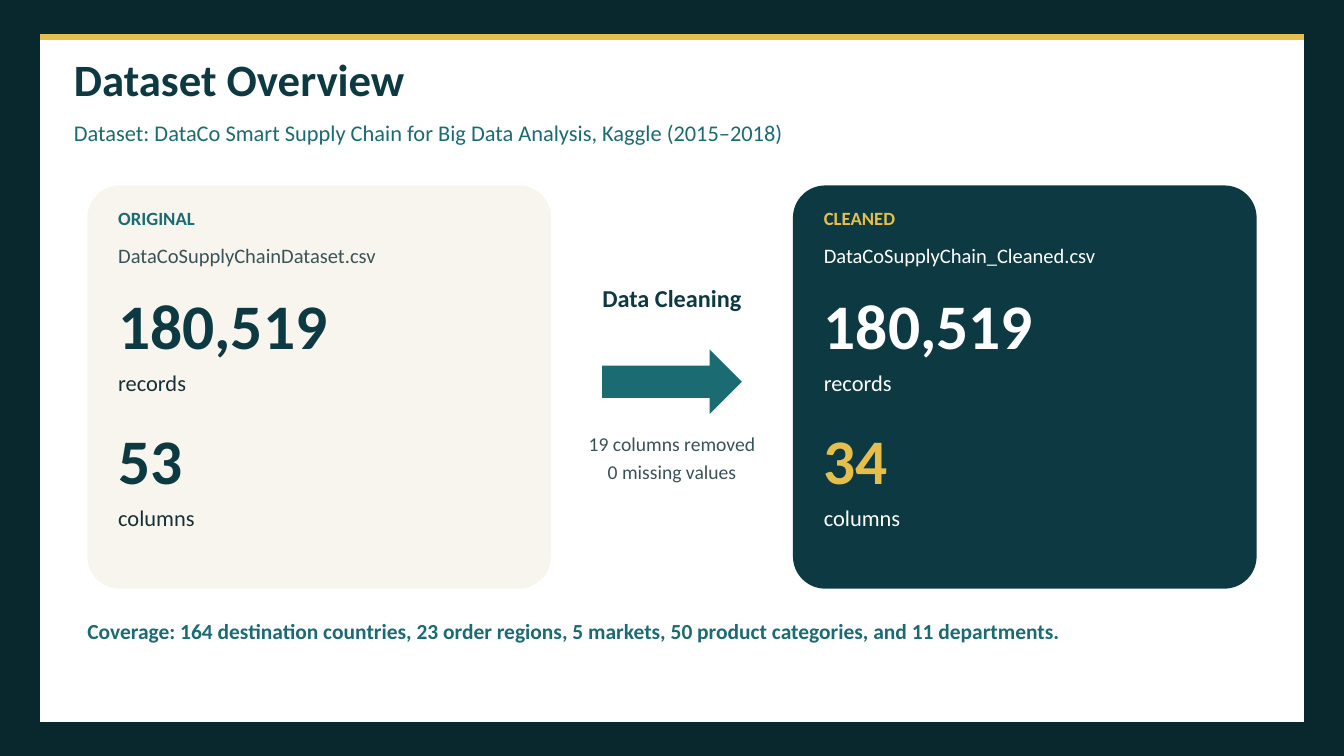
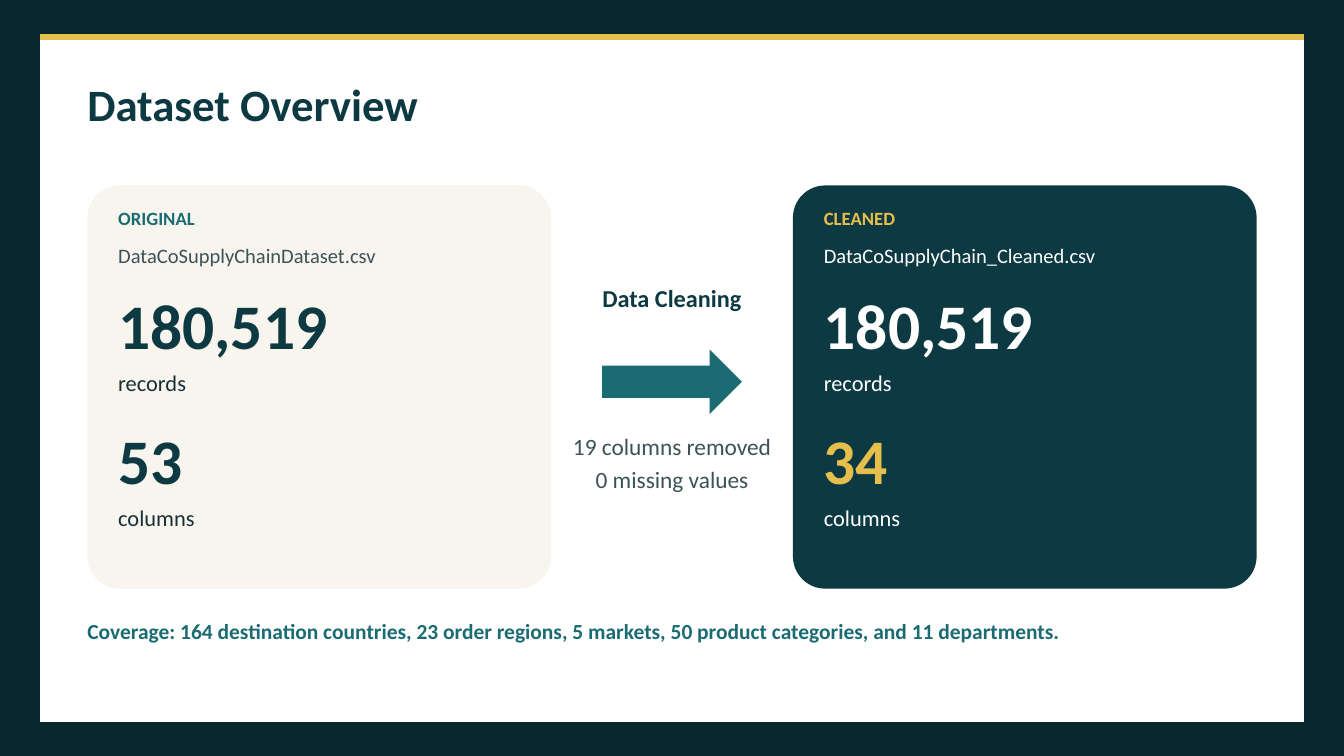
Before and after one commit to Team5-Depi/Supply-Chain-Dataset-Analysis-Final_Project, a slide deck: slide 4 of Presentation/Supply_Chain_Dataset_Analysis_Presentation.pptx. Drawn at 1344x756 pixels with LibreOffice and Linux fonts; fonts in the diff are those of the drawing. Boxes give left, top, right and bottom in pixels: in the first picture for what was removed or moved away, otherwise in the second. Text is boxed around its words. In the diff, an @@ line names an element or a change of style, - is before the commit and + after.

```diff
--- a/Presentation/Supply_Chain_Dataset_Analysis_Presentation.pptx
+++ b/Presentation/Supply_Chain_Dataset_Analysis_Presentation.pptx
@@ text "Dataset Overview": place and size @@
-text "Dataset Overview" at <box>74,64,405,97</box>
+text "Dataset Overview" at <box>87,89,418,122</box>
@@ text removed at <box>74,125,782,145</box> @@
-Dataset: DataCo Smart Supply Chain for Big Data Analysis, Kaggle (2015–2018)
@@ text "19 columns removed" at <box>573,439,771,492</box>: size 21 to 25 pt; line spacing 30.2pt to 36pt @@
```
Also in this commit, not shown: 10 other slides changed.
